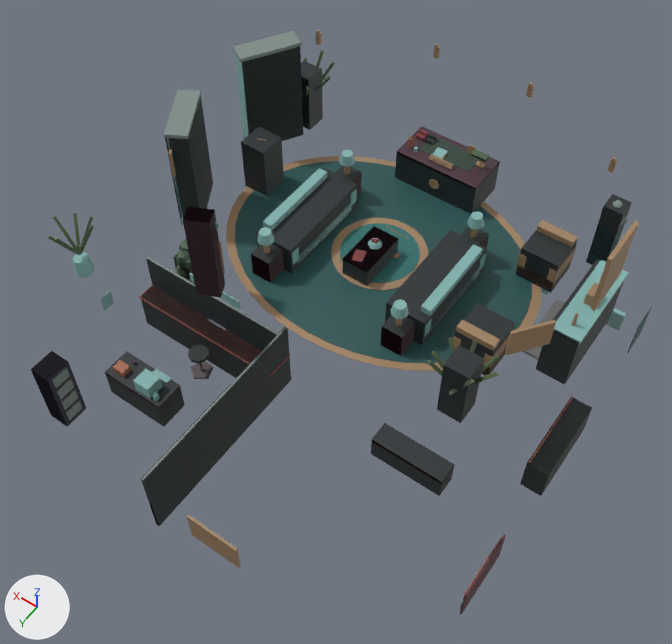
The glTF model models/primarie_interior.glb, before and after one commit.
Both versions are drawn from a 50 mm lens placed at (-6.78, 15.34, 18.23), pointed at (-0.13, 6.03, 3.62). Arrows for +X, +Y and +Z are at lower left; the lights stay in place. The first picture is the older version. Vertices at exactly the same position are counted once.

The scene before the commit, as lines of its bpy script (objects in view):
```python
me_coliziune = bpy.data.meshes.new('Coliziune')
me_coliziune.from_pydata(...)  # 216 vertices, 324 faces; spans x -4.93..5.0, y 0.47..10.5, z 0.45..6.4
me_coliziune.materials.append(mat_defaultmaterial)
me_interior = bpy.data.meshes.new('Interior')
me_interior.from_pydata(...)  # 6318 vertices, 9624 faces; spans x -4.99..5.08, y 0.31..11.68, z 0.45..7.0
me_interior.materials.append(mat_defaultmaterial_002)
ob_coliziune = bpy.data.objects.new('Coliziune', me_coliziune)
ob_coliziune.location = (0.0, 0.0, 0.0)
ob_interior = bpy.data.objects.new('Interior', me_interior)
ob_interior.location = (0.0, 0.0, 0.0)
```
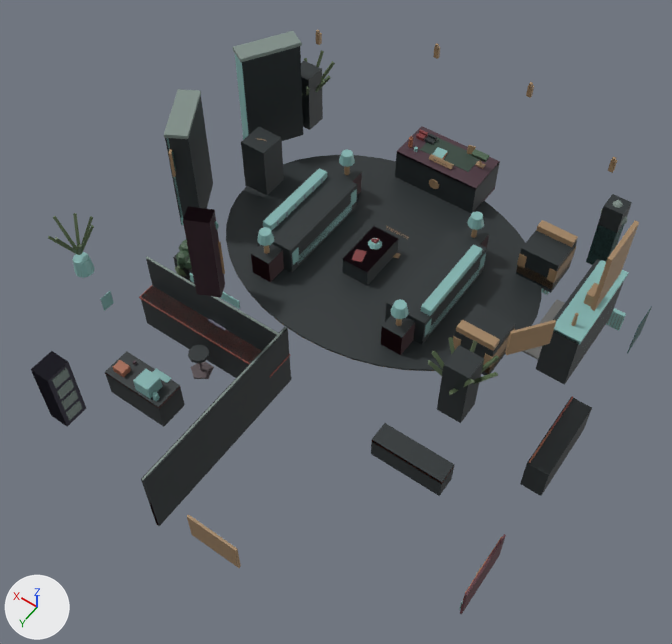
What the commit changed:
me_coliziune is used by ob_coliziune; location (0.0, 0.0, 0.0).
me_coliziune had 216 vertices, 324 faces and spanned x -4.93..5.0, y 0.47..10.5, z 0.45..6.4.
me_coliziune now has 296 vertices, 480 faces and spans x -4.93..5.0, y 0.47..10.5, z 0.45..6.4.
me_coliziune part 1: a new loose piece, a 40-sided cylinder along z spanning x -3.45..3.45, y 1.644..6.957, z 4.0..4.04, in mat_defaultmaterial.

Boxes (x1, y1, x2, y2) around the edits, measured in the pictures (672 x 644 px):
part 1 of me_coliziune, added
    after: (226, 155, 541, 371)
